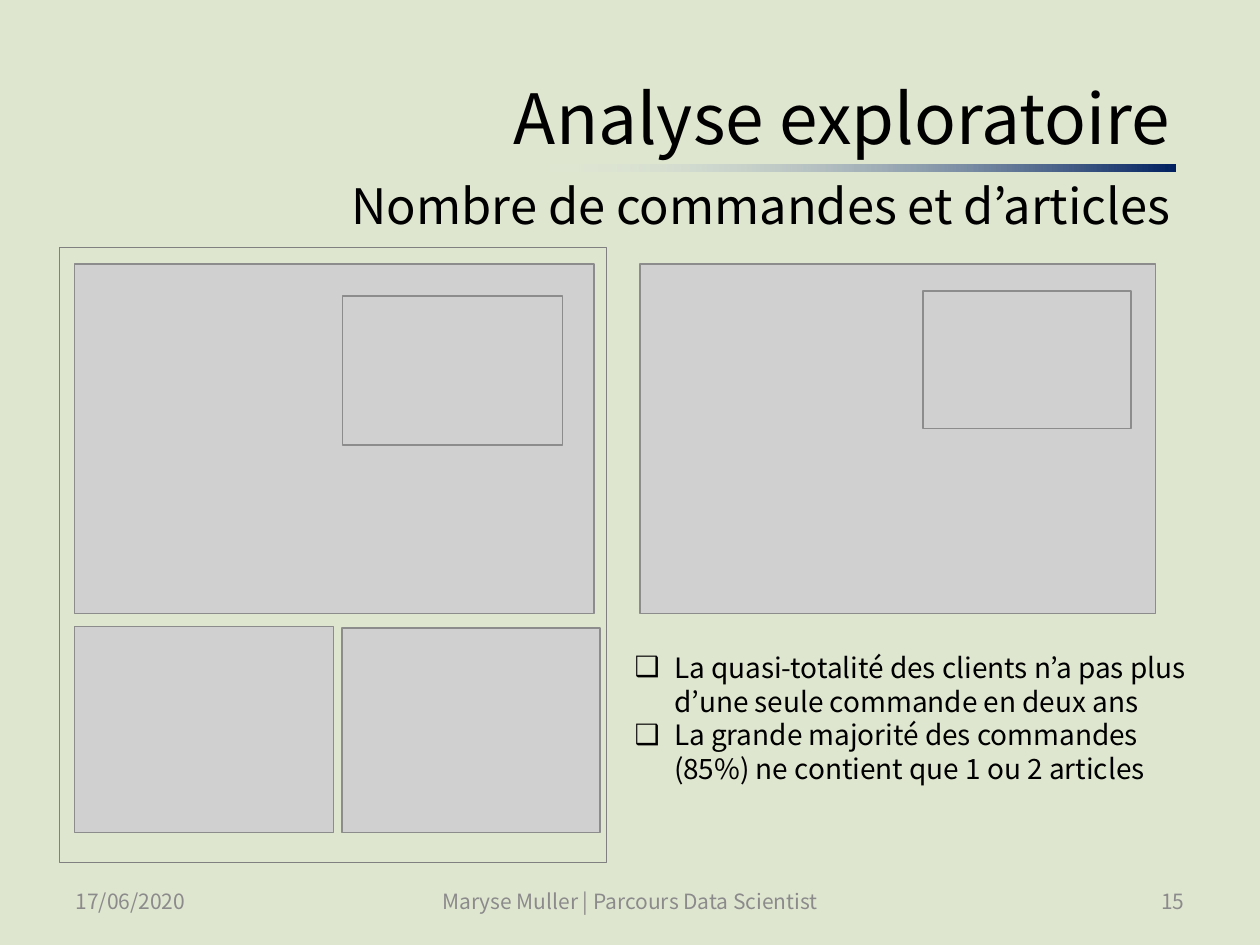
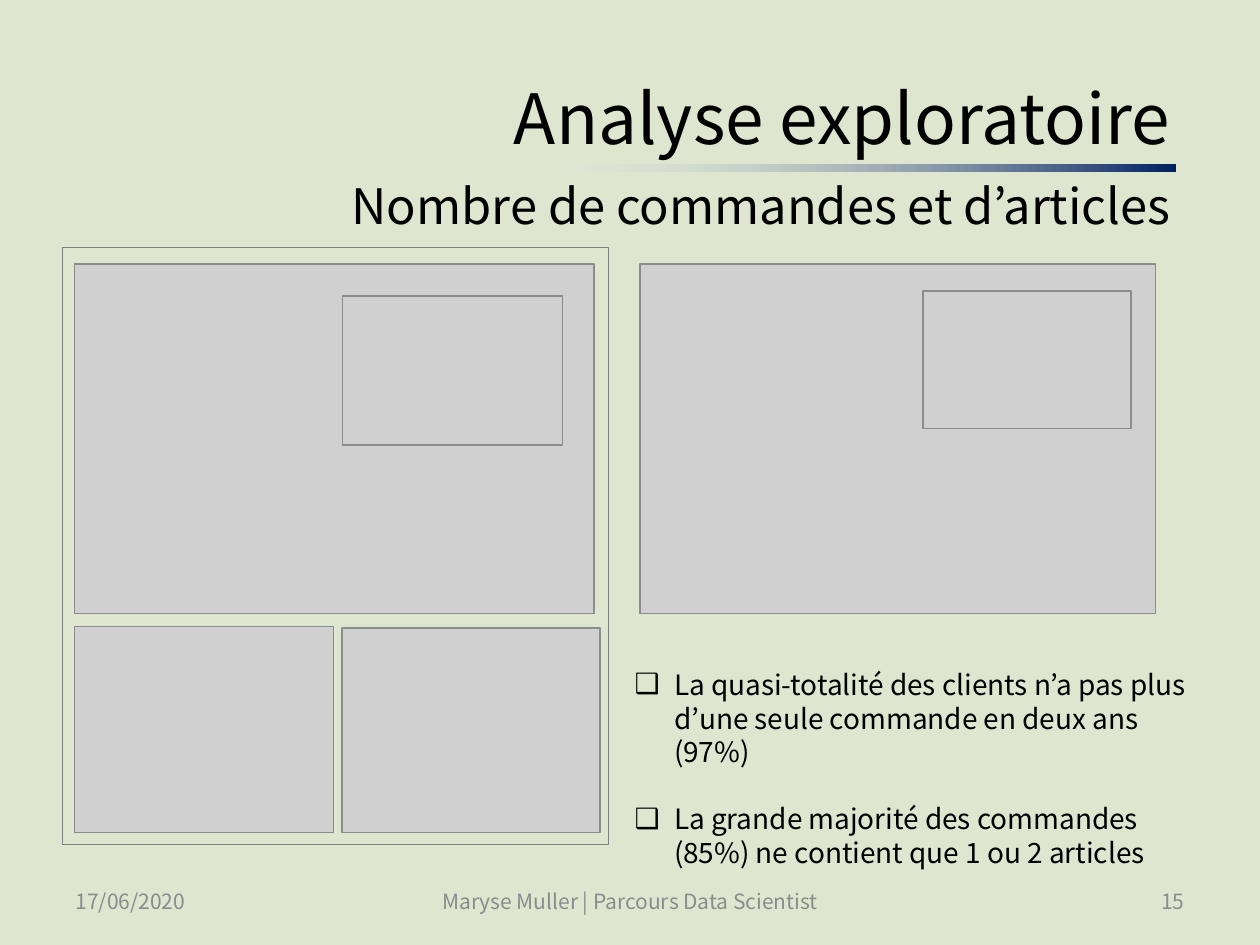
Before and after one commit to SmellyArmure/OC_DS_Project5, a slide deck: slide 15 of PRESENTATION/Projet5.pptx. Drawn at 1260x945 pixels with LibreOffice and Linux fonts; fonts in the diff are those of the drawing; grey boxes stand for pictures. Boxes give left, top, right and bottom in pixels: in the first picture for what was removed or moved away, otherwise in the second. Text is boxed around its words. In the diff, an @@ line names an element or a change of style, - is before the commit and + after.

Commit message:
PROJET TERMINE | P5_Cleaning_EDA_2 : ajouté des graphes de l'analyse temporelle pour la présentation | P5_Clustering : stabilité à l'initialisation des autres algorithmes de clustering, comparaison des résultats. | Présentation : Finalisation de la présentation - (soutenance passée avec succès).

```diff
--- a/PRESENTATION/Projet5.pptx
+++ b/PRESENTATION/Projet5.pptx
@@ rectangle: place and size @@
-rectangle at (60,248,607,863)
+rectangle at (62,248,609,844)
@@ text "La quasi-totalité des clients n’a ...": place and size @@
-text "La quasi-totalité des clients n’a ..." at (674,654,1185,786)
+text "La quasi-totalité des clients n’a ..." at (674,671,1185,870)
@@ text at (674,671,1185,768): text changed @@
-❑ La quasi-totalité des clients n’a pas plus d’une seule commande en deux ans
+❑ La quasi-totalité des clients n’a pas plus d’une seule commande en deux ans (97%)
```
Also in this commit, not shown: 12 other slides changed, 4 slides added, 3 other files.
